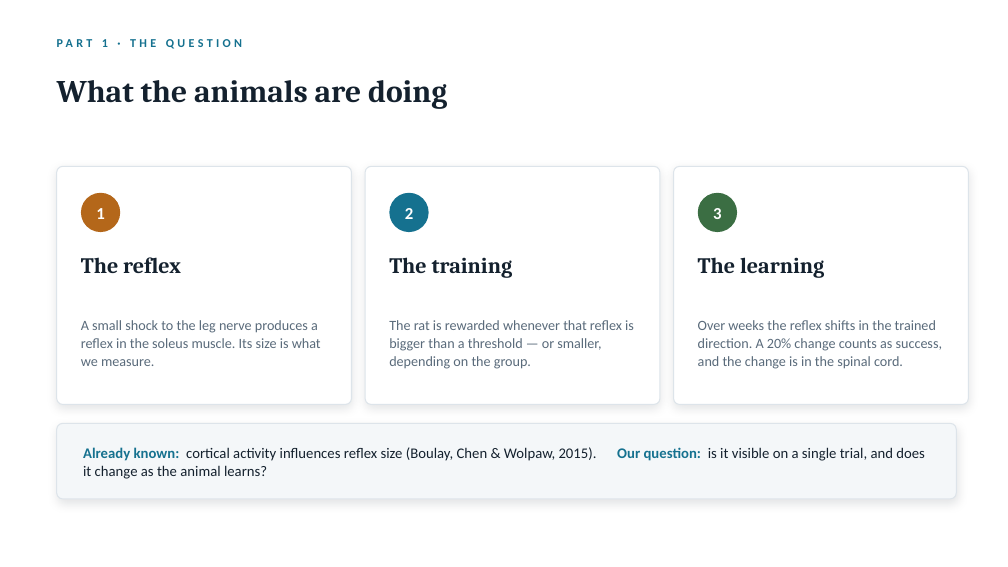
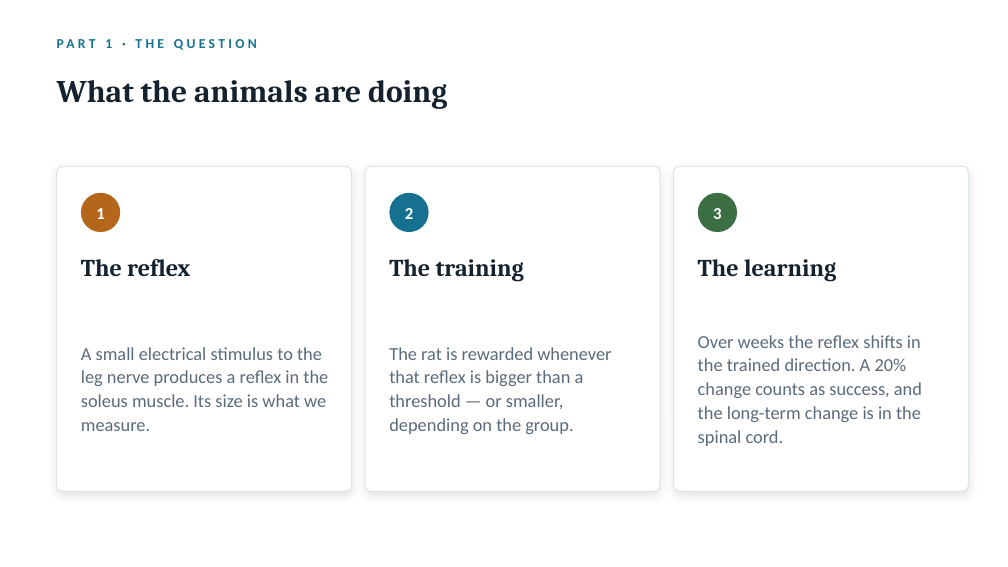
Before and after one commit to switchrao777/hroc-ncan, a slide deck: slide 3 of slides/HROC_Team_Presentation.pptx. Drawn at 1008x567 pixels with LibreOffice and Linux fonts; fonts in the diff are those of the drawing. Boxes give left, top, right and bottom in pixels: in the first picture for what was removed or moved away, otherwise in the second. Text is boxed around its words. In the diff, an @@ line names an element or a change of style, - is before the commit and + after.

```diff
--- a/slides/HROC_Team_Presentation.pptx
+++ b/slides/HROC_Team_Presentation.pptx
@@ text "PART 1 · THE QUESTION" at [105,39,112,48]: size 11.5 to 13 pt @@
@@ rounded rectangle: place and size @@
-rounded rectangle at [57,166,352,405]
+rounded rectangle at [57,166,352,492]
@@ rounded rectangle: place and size @@
-rounded rectangle at [365,166,660,405]
+rounded rectangle at [365,166,660,492]
@@ proportions changed in 3 elements at [57,166,352,492], [365,166,660,492], [674,166,969,492] @@
@@ rounded rectangle: place and size @@
-rounded rectangle at [674,166,969,405]
+rounded rectangle at [674,166,969,492]
@@ size 21 to 23 pt in 3 elements at [81,259,190,276], [389,259,524,281], [698,259,836,281] @@
@@ text "The rat is rewarded whenever ..." at [389,347,611,434]: size 13.5 to 17.5 pt @@
@@ text at [81,347,328,431]: text changed; size 13.5 to 17.5 pt @@
-A small shock to the leg nerve produces a reflex in the soleus muscle. Its size is what we measure.
+A small electrical stimulus to the leg nerve produces a reflex in the soleus muscle. Its size is what we measure.
@@ text at [698,335,922,446]: text changed; size 13.5 to 17.5 pt @@
-Over weeks the reflex shifts in the trained direction. A 20% change counts as success, and the change is in the spinal cord.
+Over weeks the reflex shifts in the trained direction. A 20% change counts as success, and the long-term change is in the spinal cord.
@@ rounded rectangle removed at [57,423,957,499] @@
@@ text removed at [83,447,925,461] @@
-Already known: cortical activity influences reflex size (Boulay, Chen & Wolpaw, 2015). Our question: is it visible on a single trial, and does it change as the animal learns?
```
Also in this commit, not shown: 32 other slides changed, 1 slide added, 1 slide removed, 31 other files.
